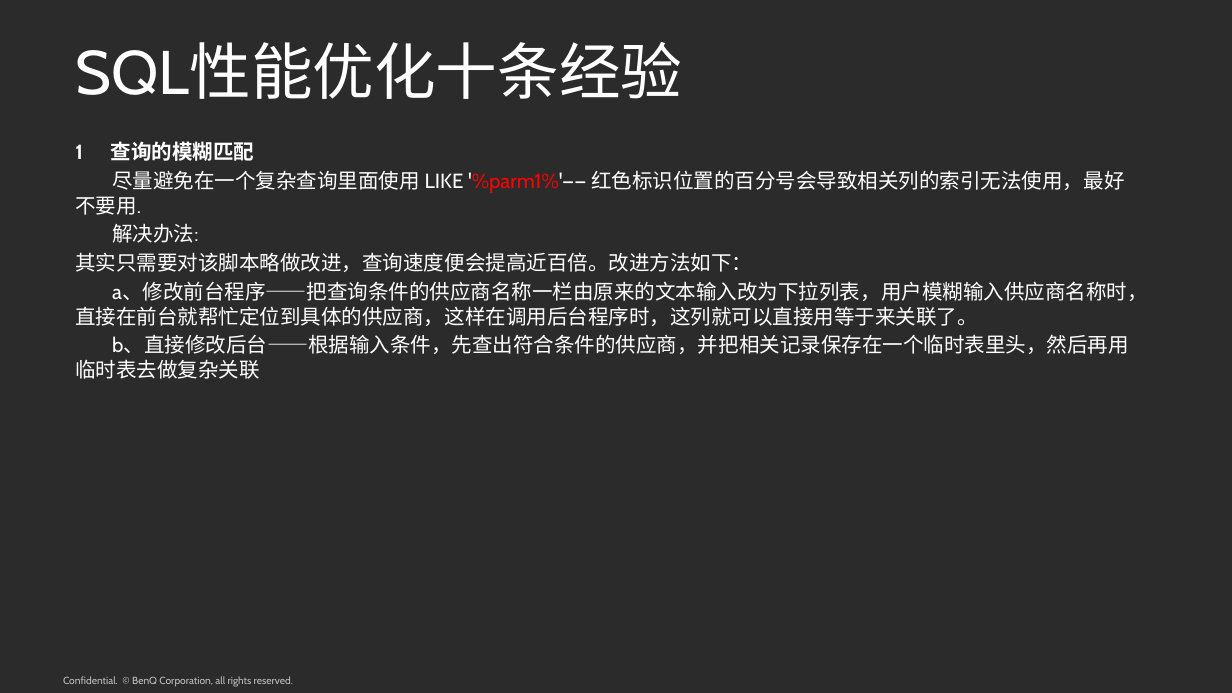
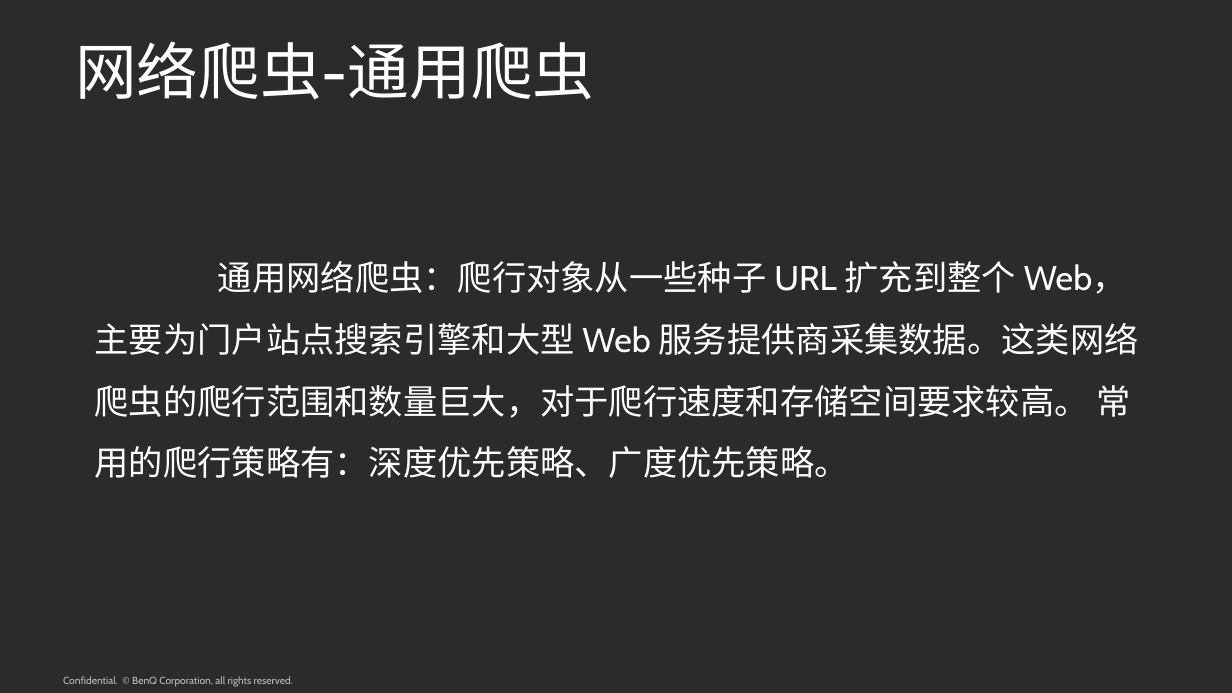
Before and after one commit to youngyeah/doubanCrawler, a slide deck: slide 8 of TehShare/网络爬虫.pptx. Drawn at 1232x693 pixels with LibreOffice and Linux fonts; fonts in the diff are those of the drawing; background and template pictures are left out; a plain dark background stands for a picture behind light text. Boxes give left, top, right and bottom in pixels: in the first picture for what was removed or moved away, otherwise in the second. Text is boxed around its words. In the diff, an @@ line names an element or a change of style, - is before the commit and + after.

```diff
--- a/TehShare/网络爬虫.pptx
+++ b/TehShare/网络爬虫.pptx
@@ text at [75, 41, 594, 100]: text changed @@
-SQL性能优化十条经验
+网络爬虫-通用爬虫
@@ text at [95, 261, 1139, 478]: text changed; size 12 to 20 pt @@
-1 查询的模糊匹配
-尽量避免在一个复杂查询里面使用 LIKE '%parm1%'—— 红色标识位置的百分号会导致相关列的索引无法使用，最好不要用.
-解决办法:
-其实只需要对该脚本略做改进，查询速度便会提高近百倍。改进方法如下：
-a、修改前台程序——把查询条件的供应商名称一栏由原来的文本输入改为下拉列表，用户模糊输入供应商名称时，直接在前台就帮忙定位到具体的供应商，这样在调用后台程序时，这列就可以直接用等于来关联了。
-b、直接修改后台——根据输入条件，先查出符合条件的供应商，并把相关记录保存在一个临时表里头，然后再用临时表去做复杂关联
+通用网络爬虫：爬行对象从一些种子 URL 扩充到整个 Web，主要为门户站点搜索引擎和大型 Web 服务提供商采集数据。这类网络爬虫的爬行范围和数量巨大，对于爬行速度和存储空间要求较高。 常用的爬行策略有：深度优先策略、广度优先策略。
```
Also in this commit, not shown: 5 other slides changed, 5 slides added, 5 slides removed.
